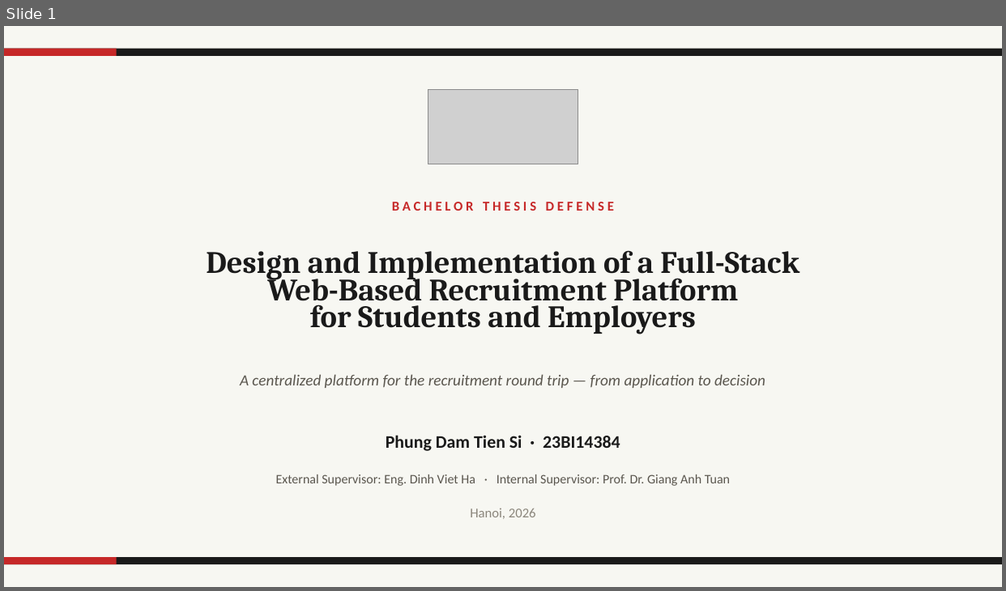
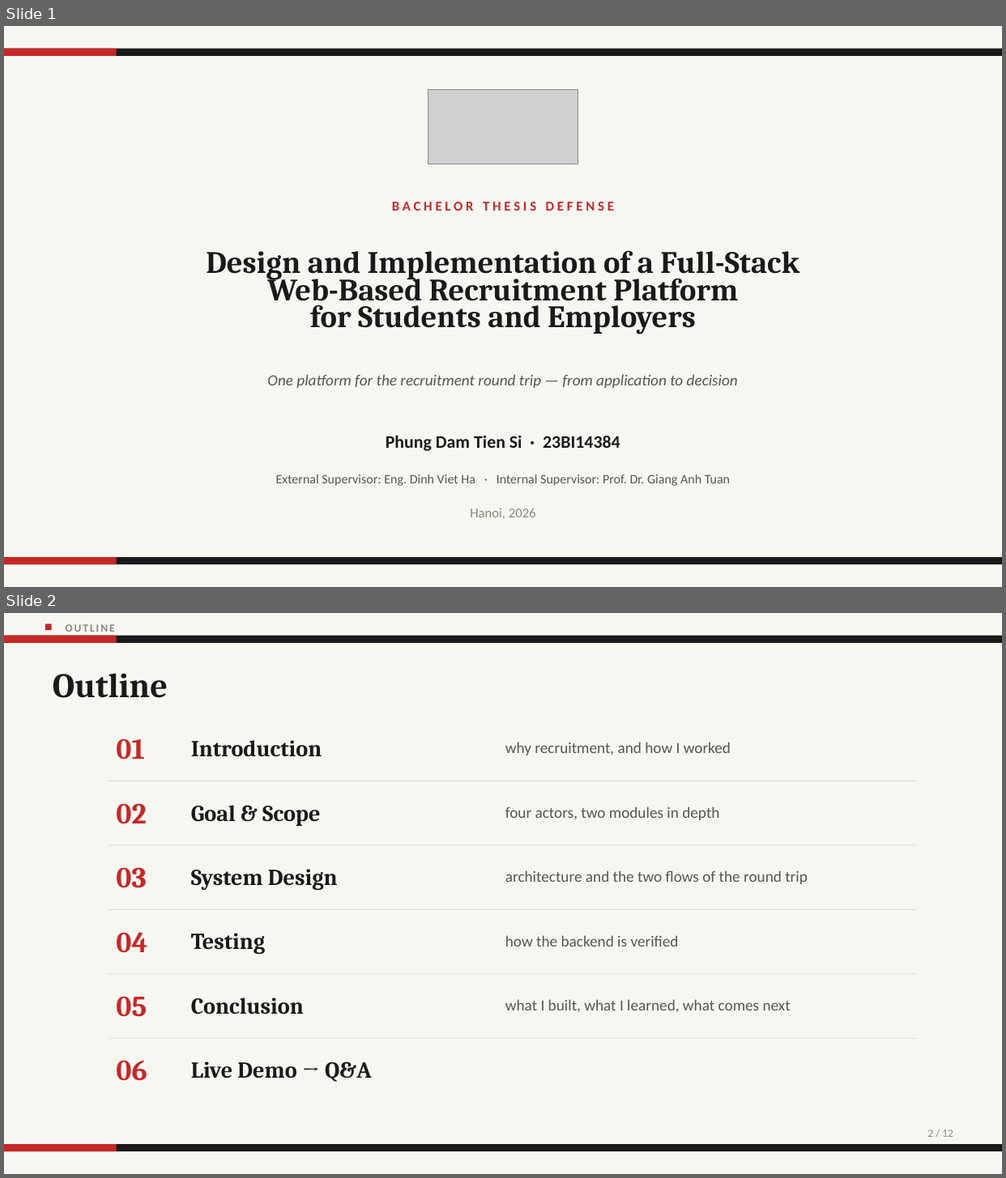
Before and after one commit to SiPhung953/Bachelor-Thesis-Report, a slide deck: presentation/defense-deck.pptx. Shown one above the other, each under a label of ours: slide 1 before the commit, slides 1 and 2 after it. The pictures are 1006x591 and 1006x1178 pixels, drawn with LibreOffice and Linux fonts; fonts in the diff are those of the drawing; grey boxes stand for pictures. Boxes give left, top, right and bottom in pixels: in the first picture for what was removed or moved away, otherwise in the second. Text is boxed around its words. In the diff, an @@ line names an element or a change of style, - is before the commit and + after.

Commit message:
Presentation: update defense deck, demo scripts and speech

```diff
--- a/presentation/defense-deck.pptx
+++ b/presentation/defense-deck.pptx
@@ slide 2 added at bbox=[4, 613, 1002, 1174], background #F7F7F2 @@
@@ rectangle added at bbox=[4, 636, 1002, 643], fill #1A1A1A @@
@@ rectangle added at bbox=[4, 636, 117, 643], fill #C62828 @@
@@ rectangle added at bbox=[45, 624, 52, 630], fill #C62828 @@
@@ text added at bbox=[66, 624, 115, 632], 10.5 pt, text #8B867C, bold @@
+OUTLINE
@@ text added at bbox=[53, 673, 168, 698], 33 pt, text #1A1A1A, bold @@
+Outline
@@ text added at bbox=[116, 739, 145, 760], 28 pt, text #C62828, bold @@
+01
@@ text added at bbox=[191, 740, 322, 756], 22 pt, text #1A1A1A, bold @@
+Introduction
@@ text added at bbox=[505, 742, 731, 756], 15 pt, text #5A564E @@
+why recruitment, and how I worked
@@ rectangle added at bbox=[108, 781, 918, 781], fill #DDD9CF @@
@@ text added at bbox=[116, 803, 146, 824], 28 pt, text #C62828, bold @@
+02
@@ text added at bbox=[191, 805, 321, 826], 22 pt, text #1A1A1A, bold @@
+Goal & Scope
@@ text added at bbox=[505, 807, 719, 820], 15 pt, text #5A564E @@
+four actors, two modules in depth
@@ rectangle added at bbox=[108, 845, 918, 845], fill #DDD9CF @@
@@ text added at bbox=[116, 867, 146, 888], 28 pt, text #C62828, bold @@
+03
@@ text added at bbox=[191, 869, 338, 890], 22 pt, text #1A1A1A, bold @@
+System Design
@@ text added at bbox=[505, 871, 808, 884], 15 pt, text #5A564E @@
+architecture and the two flows of the round trip
@@ rectangle added at bbox=[108, 909, 918, 910], fill #DDD9CF @@
@@ text added at bbox=[116, 932, 147, 953], 28 pt, text #C62828, bold @@
+04
@@ text added at bbox=[191, 933, 265, 954], 22 pt, text #1A1A1A, bold @@
+Testing
@@ text added at bbox=[505, 935, 679, 947], 15 pt, text #5A564E @@
+how the backend is verified
@@ rectangle added at bbox=[108, 973, 918, 974], fill #DDD9CF @@
@@ text added at bbox=[116, 996, 147, 1017], 28 pt, text #C62828, bold @@
+05
@@ text added at bbox=[191, 998, 304, 1015], 22 pt, text #1A1A1A, bold @@
+Conclusion
@@ text added at bbox=[505, 999, 791, 1012], 15 pt, text #5A564E @@
+what I built, what I learned, what comes next
@@ rectangle added at bbox=[108, 1038, 918, 1039], fill #DDD9CF @@
@@ text added at bbox=[116, 1060, 147, 1081], 28 pt, text #C62828, bold @@
+06
@@ text added at bbox=[191, 1062, 372, 1082], 22 pt, text #1A1A1A, bold @@
+Live Demo → Q&A
@@ rectangle added at bbox=[4, 1144, 1002, 1152], fill #1A1A1A @@
@@ rectangle added at bbox=[4, 1144, 117, 1152], fill #C62828 @@
@@ text added at bbox=[927, 1130, 953, 1137], 10.5 pt, text #8B867C @@
+2 / 12
@@ slide 1 changed as well @@
@@ text at bbox=[267, 374, 738, 388]: text changed @@
-A centralized platform for the recruitment round trip — from application to decision
+One platform for the recruitment round trip — from application to decision
```
Also in this commit, not shown: 4 other slides changed, 20 other slides added, 4 slides removed, 7 other files.
